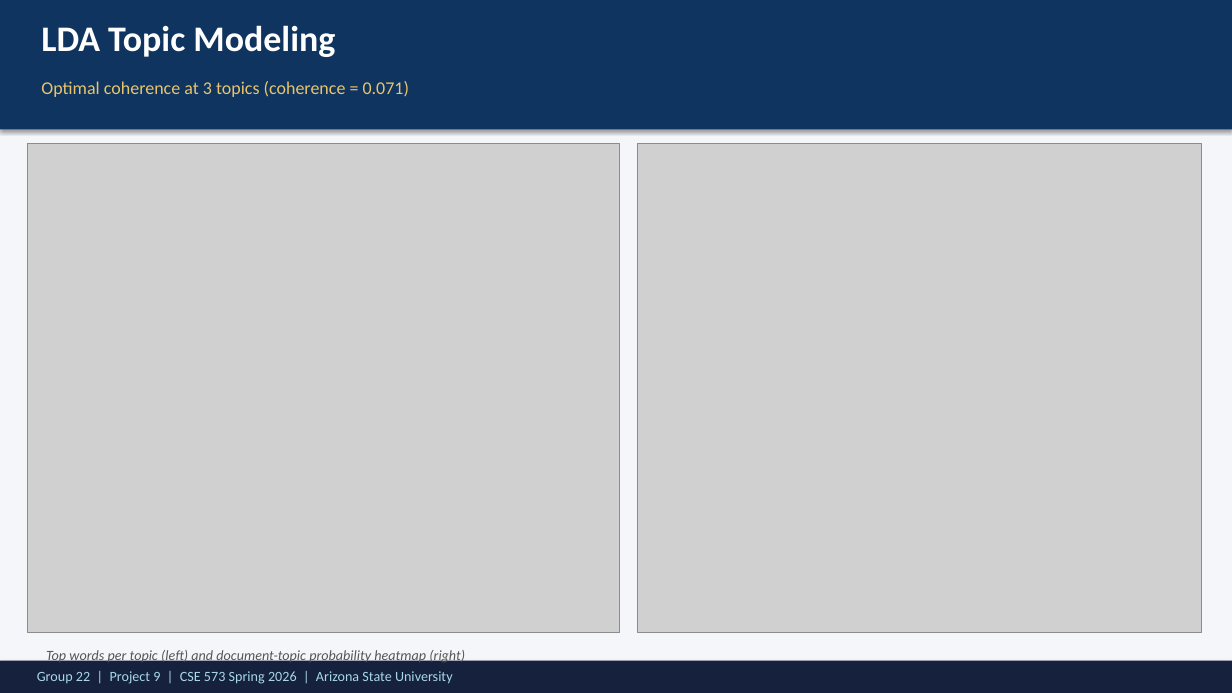
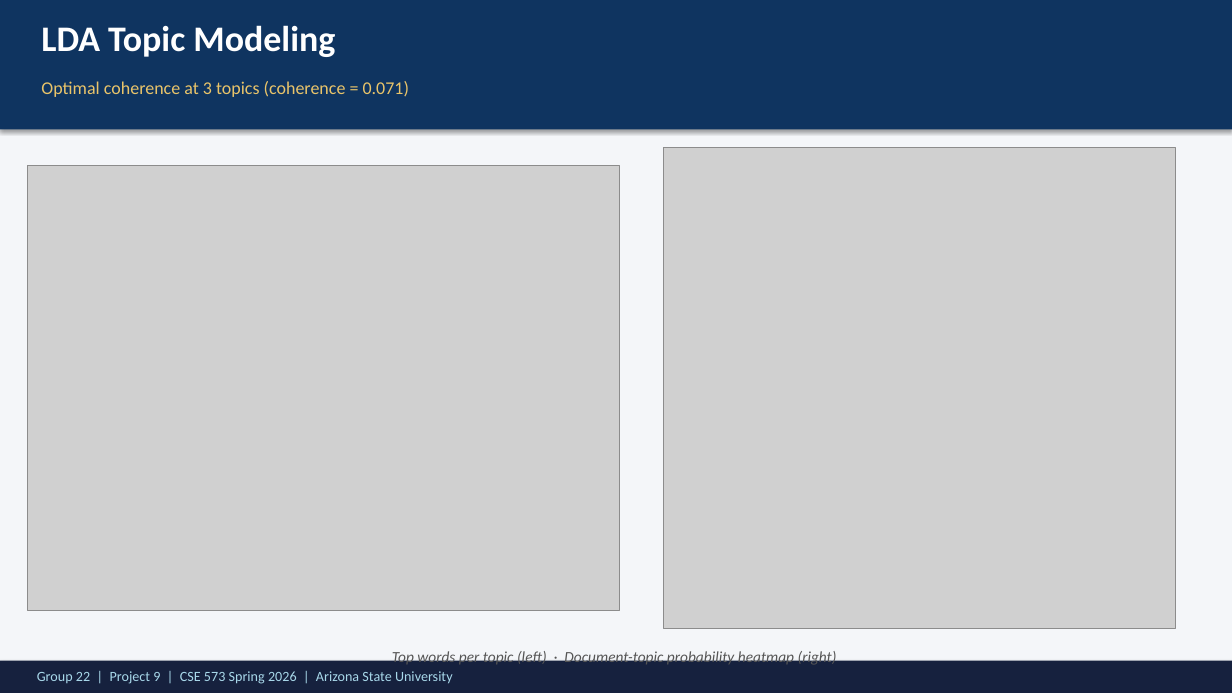
Before and after one commit to ReethikaGogireddy/PatentSummarizer, a slide deck: slide 10 of Group22-Project9-SP26-Group-DEMO-Presentation.pptx. Drawn at 1232x693 pixels with LibreOffice and Linux fonts; fonts in the diff are those of the drawing; grey boxes stand for pictures. Boxes give left, top, right and bottom in pixels: in the first picture for what was removed or moved away, otherwise in the second. Text is boxed around its words. In the diff, an @@ line names an element or a change of style, - is before the commit and + after.

Commit message:
Improve PPTX: aspect-ratio-preserving images + redesigned architecture slide
- Add fit_picture() helper that reads PNG dimensions and centers the
  image inside a bounding box without stretching. Replaces 5 squeezed
  add_picture() calls (all_projections_tsne was 3.92:1 forced into
  2.34:1, lda_topics was 1.33:1 forced into 1.21:1, etc).
- Redesign System Architecture slide: split 7 cramped narrow boxes into
  a clean 2-row layout (3 + 4) with bigger boxes, gold header strips,
  proper right/down arrow shapes, and a caption explaining the flow.
  Top row = data + representations (lighter navy), bottom row =
  analysis + output (deep navy).

```diff
--- a/Group22-Project9-SP26-Group-DEMO-Presentation.pptx
+++ b/Group22-Project9-SP26-Group-DEMO-Presentation.pptx
@@ picture resized from (x1=638, y1=143, x2=1202, y2=633) to (x1=664, y1=148, x2=1176, y2=628) @@
@@ picture resized from (x1=28, y1=143, x2=619, y2=633) to (x1=28, y1=165, x2=619, y2=611) @@
@@ text at (x1=392, y1=648, x2=837, y2=666): text changed; size 11 to 12 pt @@
-Top words per topic (left) and document-topic probability heatmap (right)
+Top words per topic (left) · Document-topic probability heatmap (right)
```
Also in this commit, not shown: 4 other slides changed, 1 other file.
